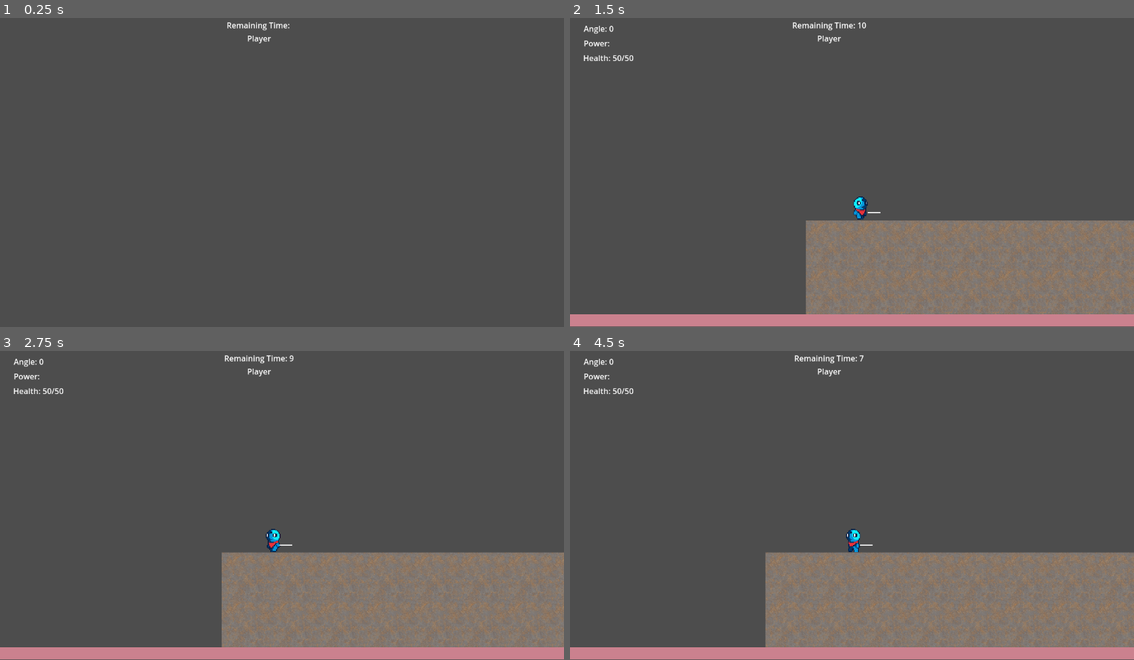
Above: before the commit, frames 1-4 (two rows, left to right).
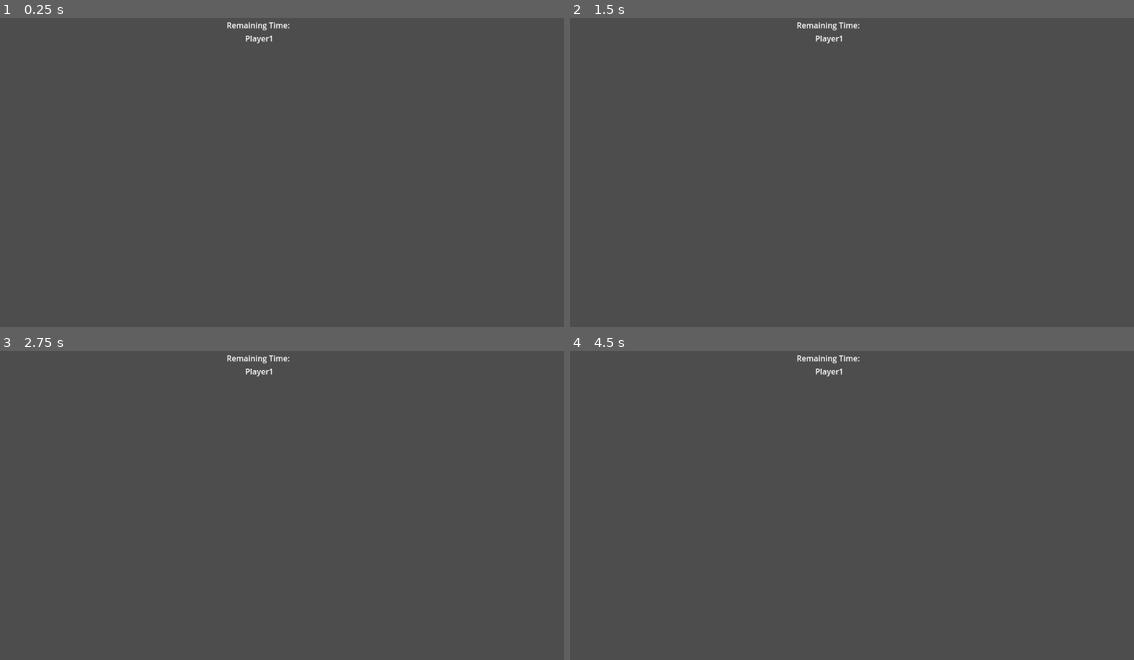
Above: after the commit, the same moments.

Repository: DanSantos8/godot-go-gunner
Game: Godot game, scene res://Scenes/arena.tscn
Two runs of this game, one before a commit and one after it. Both use one fixed random seed, a clock stepped at 60 frames per second and the inputs below. This scene is started directly instead of the project's main scene.
Inputs:
- Up to frame 1 (0.25 s): no input
- Up to frame 2 (1.5 s): hold D (move_right) from 0.53 s (still down); tap S (aim_down) at 0.6 s; tap Up (aim_up) at 1.35 s
- Up to frame 3 (2.75 s): release D (move_right) at 2.03 s; hold Left (move_left) from 2.03 s (still down); hold Space (charge) from 2.03 s (still down)
- Up to frame 4 (4.5 s): release Left (move_left) at 2.78 s; release Space (charge) at 2.78 s; hold D (move_right) 2.78-4.28 s; tap S (aim_down) at 2.85 s; tap Up (aim_up) at 3.6 s; hold Left (move_left) from 4.28 s (still down); tap Space (charge) at 4.35 s

The runs differ from the first frame. In frame 1, less than 0.1% of the frame differs, in the area x 43-49%, y 5-9%; in frame 2, 22%; in frame 3, 23%; in frame 4, 25%, in the area x 0-100%, y 1-100%.

Commit message:
spawning players dynamically

Diff:
--- a/Scenes/arena.tscn
+++ b/Scenes/arena.tscn
@@ -1,8 +1,7 @@
-[gd_scene load_steps=15 format=3 uid="uid://bdcpi0ubabcmf"]
+[gd_scene load_steps=14 format=3 uid="uid://bdcpi0ubabcmf"]
 
 [ext_resource type="Script" uid="uid://bapnr58di4w2a" path="res://Scripts/Battle/battle.gd" id="1_1v1nj"]
 [ext_resource type="Script" uid="uid://lhwmab1jgm8r" path="res://Scripts/terrain.gd" id="1_lq7nq"]
-[ext_resource type="PackedScene" uid="uid://d1gje1pn4nn8r" path="res://Scenes/player.tscn" id="2_nnts3"]
 [ext_resource type="Script" uid="uid://7yo73702r1oo" path="res://Scripts/Battle/battle_state_machine.gd" id="5_csrox"]
 [ext_resource type="PackedScene" uid="uid://qylr5iaon7m6" path="res://Scenes/projectile.tscn" id="6_csrox"]
 [ext_resource type="Script" uid="uid://c8fmg1ydeppkq" path="res://Scripts/Battle/states/setup_state.gd" id="6_g2joa"]
@@ -37,9 +36,6 @@
 
 [node name="TerrainCollision" type="CollisionPolygon2D" parent="TerrainContainer/Terrain"]
 polygon = PackedVector2Array(-18, -16, -31, -9, -24, -31)
-
-[node name="Player" parent="." instance=ExtResource("2_nnts3")]
-position = Vector2(62, 521)
 
 [node name="Projectile" parent="." instance=ExtResource("6_csrox")]
 position = Vector2(-457, 12)
--- a/Scripts/Battle/battle_manager.gd
+++ b/Scripts/Battle/battle_manager.gd
@@ -23,6 +23,13 @@
 
 var unlocked_players: Array[Player] = []
 
+var player_scene = preload("res://Scenes/player.tscn")
+var spawn_positions: Array[Vector2] = [
+	Vector2(600, 500),   # Player 1 spawn
+	Vector2(900, 500)    # Player 2 spawn
+]
+
+
 func _ready():
 	print("🚀 [BATTLE_MANAGER] Initializing...")
 	# Conecta com o ProjectileManager existente
@@ -168,3 +175,84 @@
 	print("🎮 [BATTLE_MANAGER] Current player: ", current_player_index)
 	print("🎮 [BATTLE_MANAGER] Turn timer: ", turn_timer)
 	print("🎮 [BATTLE_MANAGER] Current state: ", state_machine.current_state.name if state_machine and state_machine.current_state else "none")
+
+# ===== DYNAMIC PLAYER SPAWNING =====
+
+func setup_players_multiplayer():
+	print("🎮 [BATTLE] Setup players para multiplayer...")
+
+	if not multiplayer.is_server():
+		print("❌ [BATTLE] Só servidor pode spawnar players!")
+		return
+
+	# Limpar players existentes
+	_clear_existing_players()
+
+	# Spawnar players baseado em conexões
+	_spawn_connected_players()
+
+func _clear_existing_players():
+	# Remove players que podem estar na cena
+	for child in get_tree().current_scene.get_children():
+		if child is Player:
+			child.queue_free()
+
+func _spawn_connected_players():
+	var connected_peers = [1] # Server sempre é ID 1
+	connected_peers.append_array(multiplayer.get_peers())
+
+	print("🎮 [BATTLE] Players conectados: ", connected_peers)
+
+	for i in range(min(connected_peers.size(), spawn_positions.size())):
+		var peer_id = connected_peers[i]
+		var spawn_pos = spawn_positions[i]
+		var player_name = "Player" + str(i + 1)
+
+		_spawn_player(peer_id, spawn_pos, player_name, i)
+
+func _spawn_player(network_id: int, position: Vector2, player_name: String, player_index: int):
+	print("👤 [BATTLE] Spawnando ", player_name, " (ID: ", network_id, ") em ", position)
+
+	# Criar player
+	var player_instance = player_scene.instantiate()
+	player_instance.name = player_name
+	player_instance.global_position = position
+
+	# Configurar network
+	player_instance.set_multiplayer_authority(network_id)
+
+	# Adicionar à cena
+	get_tree().current_scene.add_child(player_instance, true)
+
+	# Registrar no battle manager
+	if player_index < players.size():
+		players[player_index] = player_instance
+	else:
+		players.append(player_instance)
+
+	# Sincronizar com clients
+	sync_player_spawned.rpc(network_id, position, player_name, player_index)
+
+@rpc("authority", "call_local", "reliable")
+func sync_player_spawned(network_id: int, position: Vector2, player_name: String, player_index: int):
+	if multiplayer.is_server():
+		return # Servidor já criou
+
+	print("📡 [BATTLE] Cliente recebeu spawn: ", player_name)
+
+	# Criar player no cliente
+	var player_instance = player_scene.instantiate()
+	player_instance.name = player_name
+	player_instance.global_position = position
+
+	# Configurar network
+	player_instance.set_multiplayer_authority(network_id)
+
+	# Adicionar à cena
+	get_tree().current_scene.add_child(player_instance, true)
+
+	# Registrar localmente
+	if player_index < players.size():
+		players[player_index] = player_instance
+	else:
+		players.append(player_instance)
--- a/Scripts/Battle/states/setup_state.gd
+++ b/Scripts/Battle/states/setup_state.gd
@@ -6,7 +6,16 @@
 	# Aguarda um frame para garantir que tudo está carregado
 	await get_tree().process_frame
 
-	_find_and_register_players()
+	# NOVO: Setup multiplayer ao invés de buscar players
+	if multiplayer.has_multiplayer_peer():
+		log_state("Modo multiplayer detectado - spawning players...")
+		battle_manager.setup_players_multiplayer()
+	else:
+		log_state("Modo single player - usando método antigo...")
+		_find_and_register_players()
+
+	# Validar se temos players suficientes
+	await get_tree().create_timer(0.5).timeout # Aguarda spawn
 
 	if not battle_manager.validate_battle_ready():
 		log_state("❌ Setup falhou - players insuficientes")
